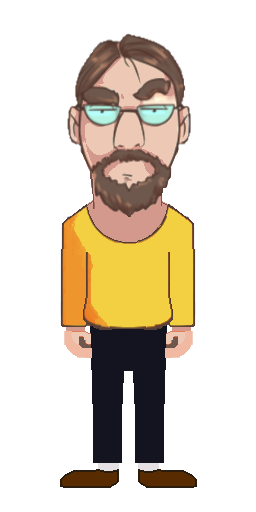
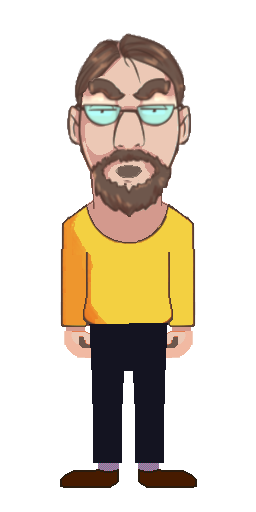
Before/after of a 256x512 layered artwork. What changed in the layer stack:
showed "Legs0F", painted on it over 62, 323, 195, 486
showed "HeadF d", painted on it over 67, 33, 191, 217
showed "HeadF c", painted on it over 67, 33, 191, 217
showed "HeadF b", painted on it over 67, 33, 191, 217
showed "HeadF a", painted on it over 67, 33, 191, 217
painted on "HeadF" over 111, 81, 178, 177
hid "Base" over 62, 323, 195, 486
